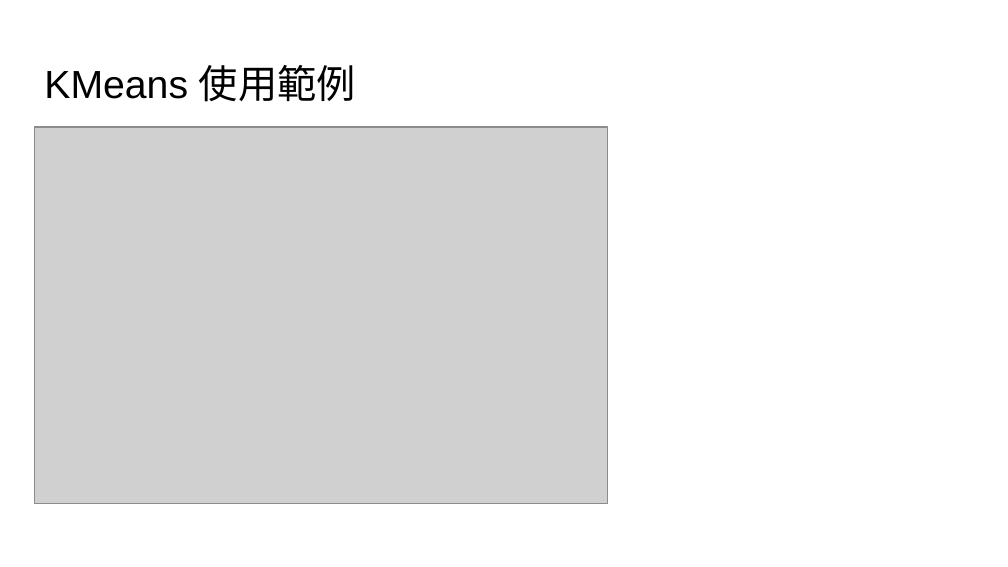
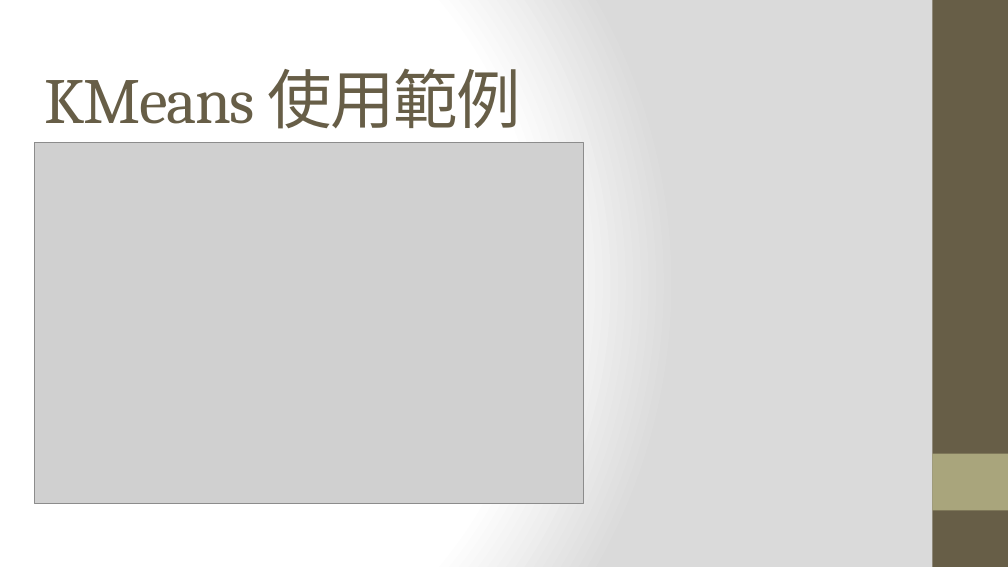
Before and after one commit to maloyang/NKUST_20200423, a slide deck: slide 14 of L3/L3_簡介機器學習.pptx. Drawn at 1008x567 pixels with LibreOffice and Linux fonts; fonts in the diff are those of the drawing; grey boxes stand for pictures. Boxes give left, top, right and bottom in pixels: in the first picture for what was removed or moved away, otherwise in the second. Text is boxed around its words. In the diff, an @@ line names an element or a change of style, - is before the commit and + after.

```diff
--- a/L3/L3_簡介機器學習.pptx
+++ b/L3/L3_簡介機器學習.pptx
@@ background #FFFFFF to gradient #FFFFFF to #DADADA @@
@@ rectangle added at (932, 0, 1008, 566), fill #675E47 @@
@@ title "KMeans 使用範例" at (44, 68, 521, 129): size 28 to 46 pt, font Arial to Cambria, text colour #000000 to #675E47, letter spacing 0 to -1 pt @@
@@ picture: place and size @@
-picture at (34, 127, 608, 504)
+picture at (34, 143, 584, 504)
@@ rectangle added at (932, 454, 1008, 510), fill #A9A57C @@
```
Also in this commit, not shown: 10 other slides changed, 4 slides added, 4 slides removed.
